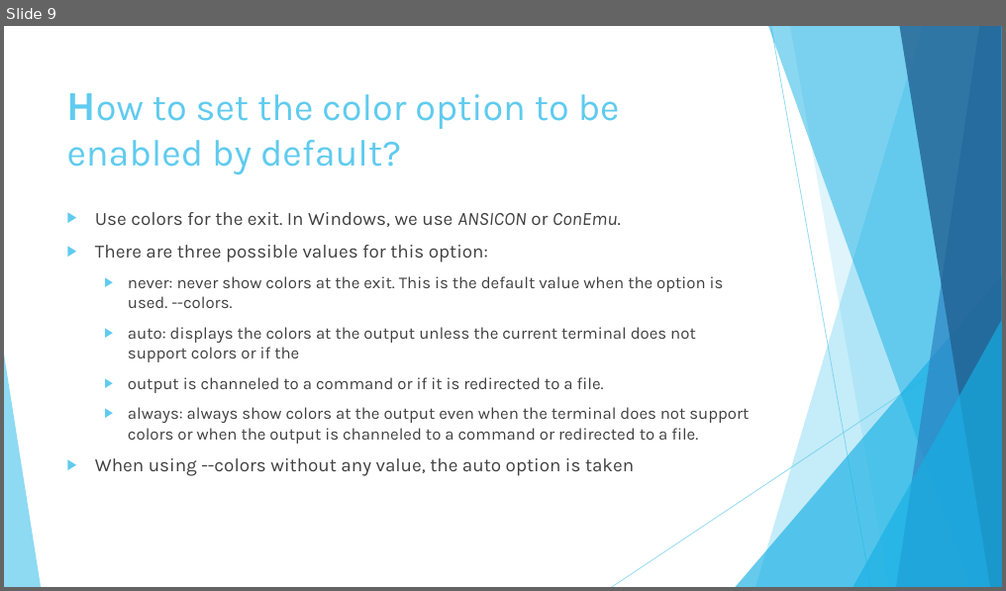
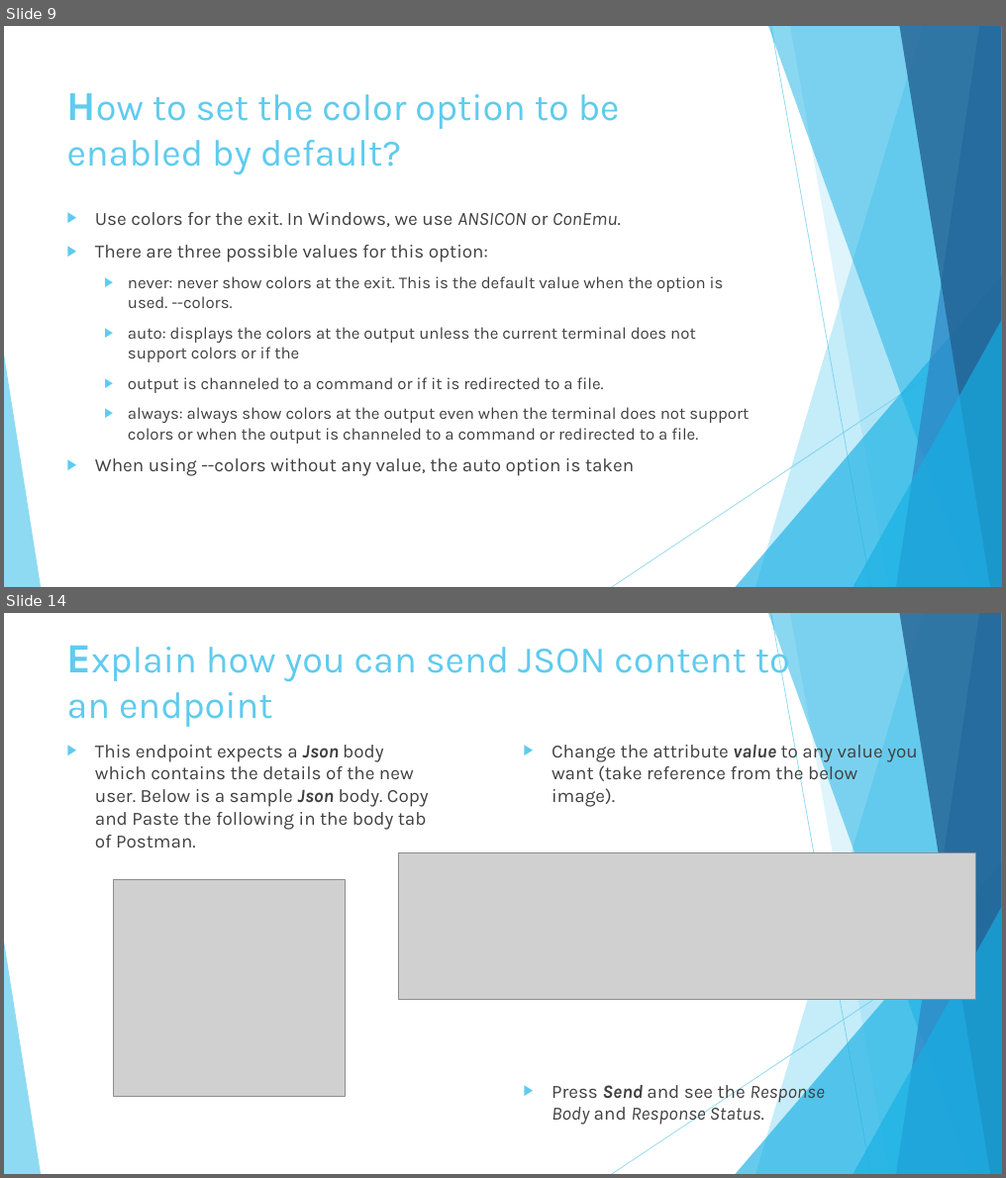
Before and after one commit to diegosilva91/Postman, a slide deck: Pill_Postman_presentation.pptx. Shown one above the other, each under a label of ours: slide 9 before the commit, slides 9 and 14 after it; the slides between them are not shown. The pictures are 1006x591 and 1006x1178 pixels, drawn with LibreOffice and Linux fonts; fonts in the diff are those of the drawing; grey boxes stand for pictures. Boxes give left, top, right and bottom in pixels: in the first picture for what was removed or moved away, otherwise in the second. Text is boxed around its words. In the diff, an @@ line names an element or a change of style, - is before the commit and + after.

```diff
--- a/Pill_Postman_presentation.pptx
+++ b/Pill_Postman_presentation.pptx
@@ slide 14 added at box(4, 613, 1002, 1174), background #FFFFFF; not listed: 10 template elements that a slide beside it also shows @@
@@ title added at box(67, 638, 790, 727), 36 pt, text #5FCBEF @@
+Explain how you can send JSON content to an endpoint
@@ text added at box(95, 745, 429, 848), 18 pt, text #404040 @@
+▶ This endpoint expects a Json body which contains the details of the new user. Below is a sample Json body. Copy and Paste the following in the body tab of Postman.
@@ text added at box(551, 741, 918, 1126), 18 pt, text #404040 @@
+▶ Change the attribute value to any value you want (take reference from the below image).
+▶ Press Send and see the Response Body and Response Status.
@@ picture added at box(114, 879, 345, 1097) @@
@@ picture added at box(399, 854, 976, 1000) @@
```
Also in this commit, not shown: 1 slide changed, 5 other slides added, 4 slides removed, 1 other file.
